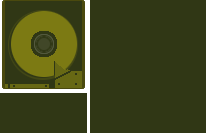
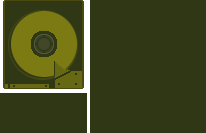
Two versions of the same layered image (206 × 133). Layer-by-layer changes:
painted on "border" over [2, 0, 85, 89]
